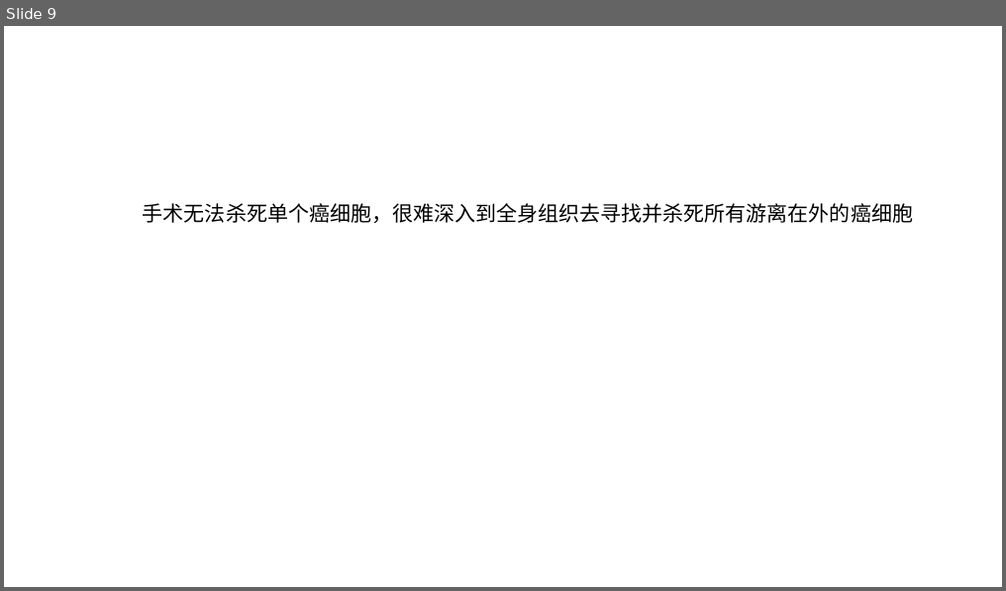
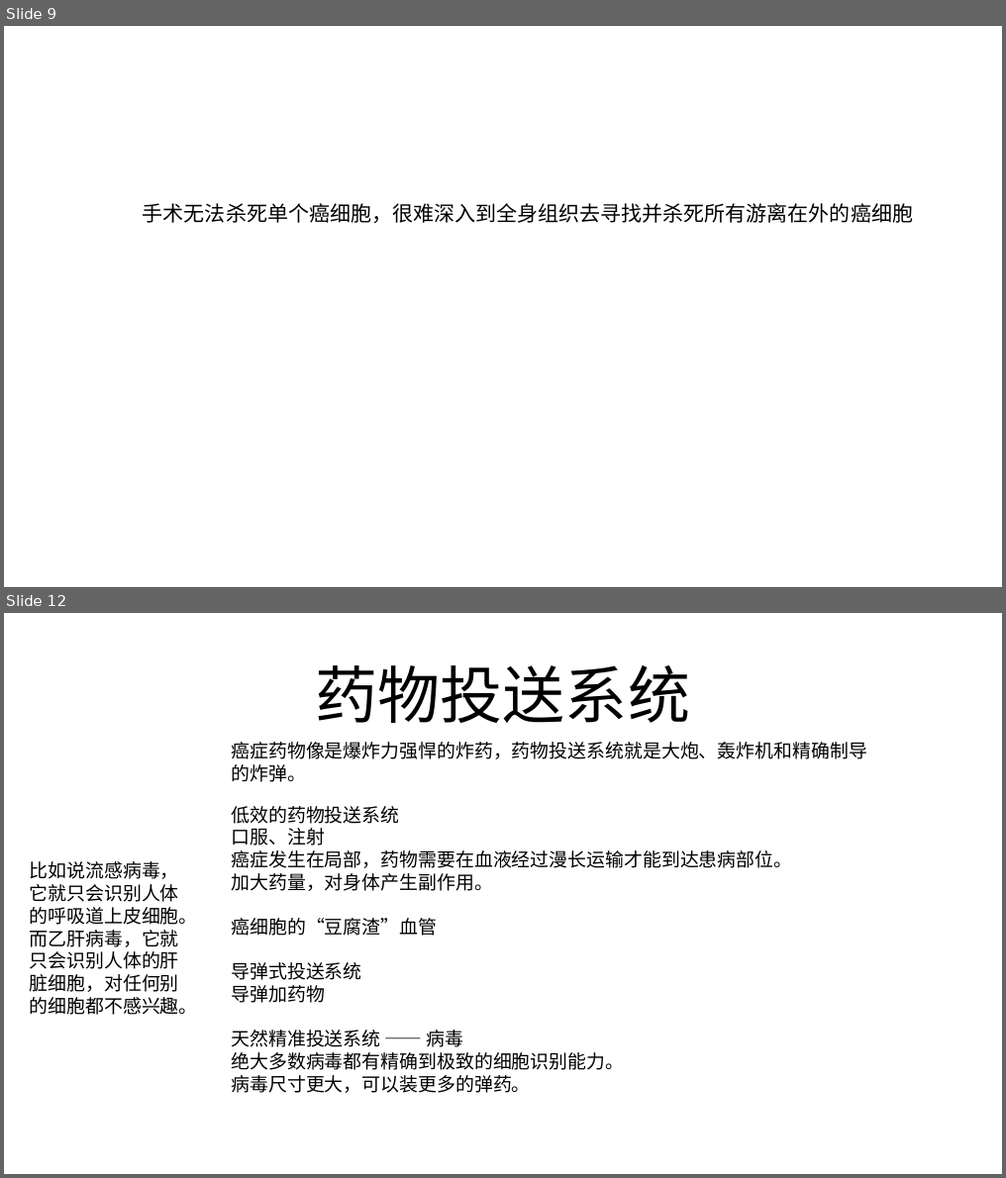
Before and after one commit to FredJiangFei/freetalk, a slide deck: 癌症/New Microsoft PowerPoint Presentation.pptx. Shown one above the other, each under a label of ours: slide 9 before the commit, slides 9 and 12 after it; the slides between them are not shown. The pictures are 1006x591 and 1006x1178 pixels, drawn with LibreOffice and Linux fonts; fonts in the diff are those of the drawing. Boxes give left, top, right and bottom in pixels: in the first picture for what was removed or moved away, otherwise in the second. Text is boxed around its words. In the diff, an @@ line names an element or a change of style, - is before the commit and + after.

```diff
--- a/癌症/New Microsoft PowerPoint Presentation.pptx
+++ b/癌症/New Microsoft PowerPoint Presentation.pptx
@@ slide 12 added at (4, 613, 1002, 1174), background #FFFFFF @@
@@ title added at (316, 665, 690, 723), 60 pt, text #000000 @@
+药物投送系统
@@ text added at (231, 742, 867, 782), 18 pt, text #000000 @@
+癌症药物像是爆炸力强悍的炸药，药物投送系统就是大炮、轰炸机和精确制导的炸弹。
@@ text added at (231, 806, 792, 1093), 18 pt, text #000000 @@
+低效的药物投送系统
+口服、注射
+癌症发生在局部，药物需要在血液经过漫长运输才能到达患病部位。
+加大药量，对身体产生副作用。
+癌细胞的“豆腐渣”血管
+导弹式投送系统
+导弹加药物
+天然精准投送系统 —— 病毒
+绝大多数病毒都有精确到极致的细胞识别能力。
+病毒尺寸更大，可以装更多的弹药。
@@ text added at (30, 861, 198, 1015), 18 pt, text #000000 @@
+比如说流感病毒，它就只会识别人体的呼吸道上皮细胞。而乙肝病毒，它就只会识别人体的肝脏细胞，对任何别的细胞都不感兴趣。
```
Also in this commit, not shown: 1 slide changed, 2 other slides added.
